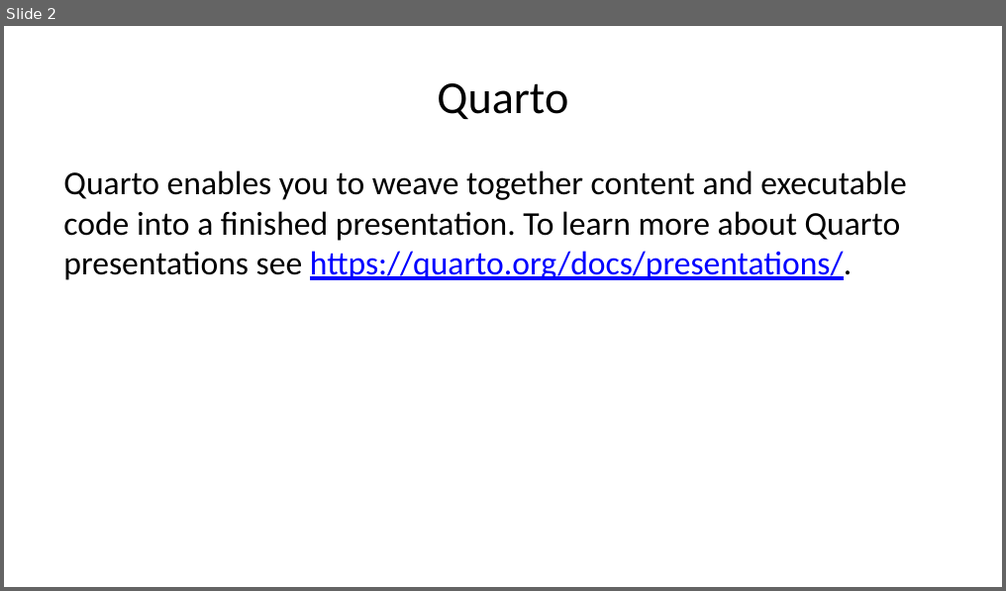
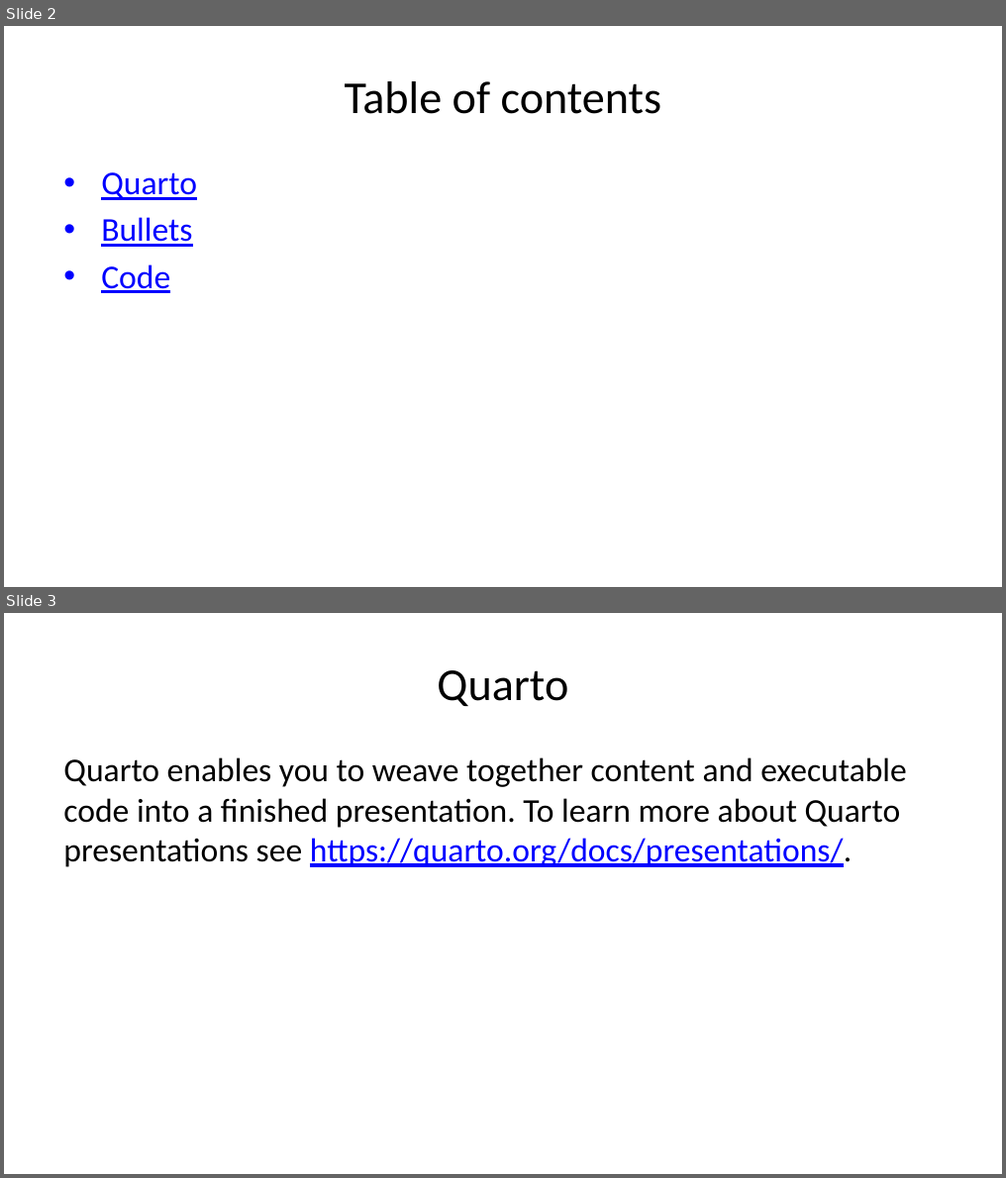
Before and after one commit to sarahmansoorr/SUDS2022, a slide deck: outputs/paper/presentation.pptx. Shown one above the other, each under a label of ours: slide 2 before the commit, slides 2 and 3 after it. The pictures are 1006x591 and 1006x1178 pixels, drawn with LibreOffice and Linux fonts; fonts in the diff are those of the drawing. Boxes give left, top, right and bottom in pixels: in the first picture for what was removed or moved away, otherwise in the second. Text is boxed around its words. In the diff, an @@ line names an element or a change of style, - is before the commit and + after.

```diff
--- a/outputs/paper/presentation.pptx
+++ b/outputs/paper/presentation.pptx
@@ slide 2 added at box(4, 26, 1002, 587), background #FFFFFF @@
@@ title added at box(345, 81, 662, 114), 33 pt, text #000000 @@
+Table of contents
@@ text added at box(101, 173, 197, 293), 24 pt, text #0000FF, underline @@
+• Quarto
+• Bullets
+• Code
@@ what was slide 2 is now slide 3 @@
```
Also in this commit, not shown: 1 slide changed, 1 other slide added, 1 slide removed, 1 other file.
